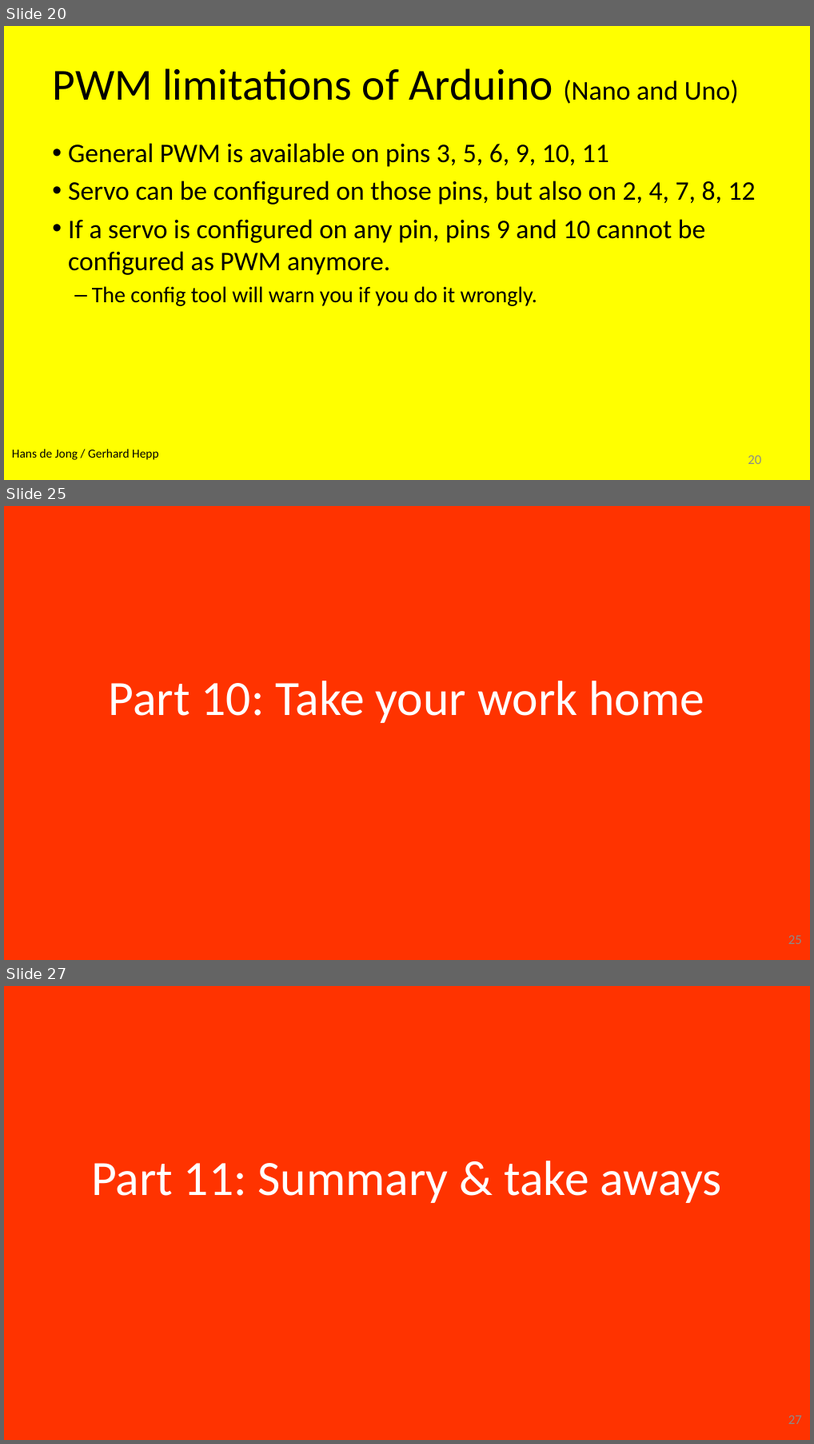
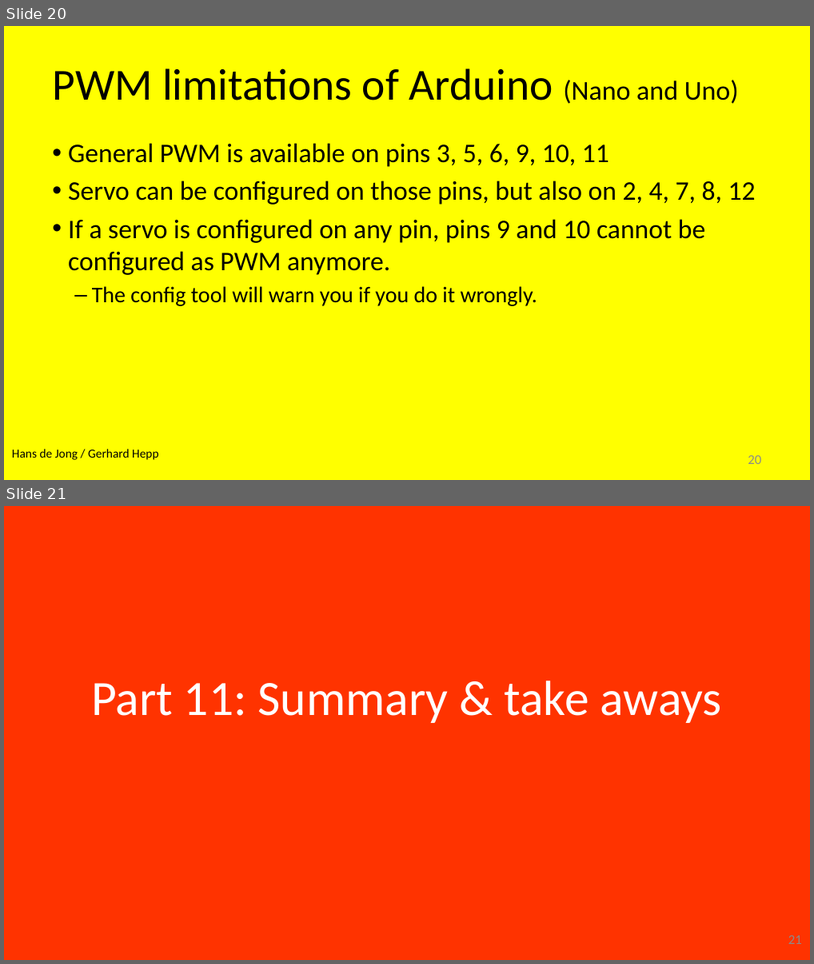
Before and after one commit to hansdejongehv/scratchClient-Tutorials, a slide deck: scratchClientTutorial/UK---English/UK - 2 - scratchCl Intermediate Tutorial.pptx. Shown one above the other, each under a label of ours: slides 20, 25 and 27 before the commit, slides 20 and 21 after it; the slides between them are not shown. The pictures are 814x1444 and 814x964 pixels, drawn with LibreOffice and Linux fonts; fonts in the diff are those of the drawing; background and template pictures are left out. Boxes give left, top, right and bottom in pixels: in the first picture for what was removed or moved away, otherwise in the second. Text is boxed around its words. In the diff, an @@ line names an element or a change of style, - is before the commit and + after.

```diff
--- a/scratchClientTutorial/UK---English/UK - 2 - scratchCl Intermediate Tutorial.pptx
+++ b/scratchClientTutorial/UK---English/UK - 2 - scratchCl Intermediate Tutorial.pptx
@@ slide 25 removed at box(4, 506, 810, 960), background #FF3300 @@
@@ title removed at box(109, 680, 705, 723) @@
-Part 10: Take your work home
@@ page number removed at box(789, 935, 802, 944) @@
-25
@@ what was slide 27 is now slide 21 @@
@@ page number at box(789, 935, 802, 944): text changed @@
-27
+21
```
Also in this commit, not shown: 9 slides changed, 11 other slides removed, 21 other files.
